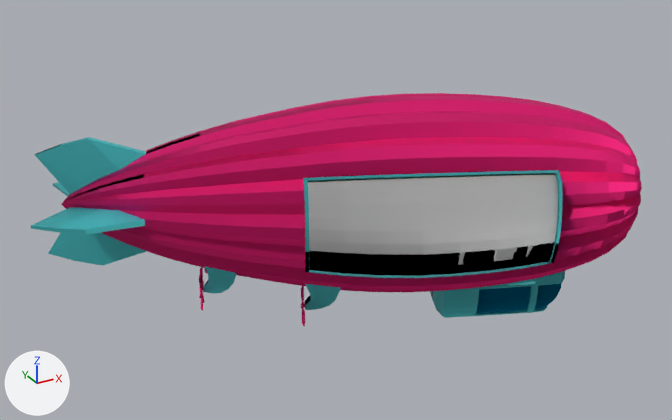
Before and after pictures for a commit that changed the OBJ model static_assets/Low-Poly_airship.obj.
Rendered twice from a camera (50 mm lens) standing at (-558.0, -905.0, 529.0) and looking at (-35.0, 46.0, 53.0). Lighting does not change. The marker at lower left points along +X, +Y and +Z. Where no turn or scale is listed for an object, it has been applied to the vertices. Vertices at the same position are counted once.

Names of what the first picture shows: 'baloon', 'cabin.1', 'cube1', 'cube2', 'sper', 'wings'.
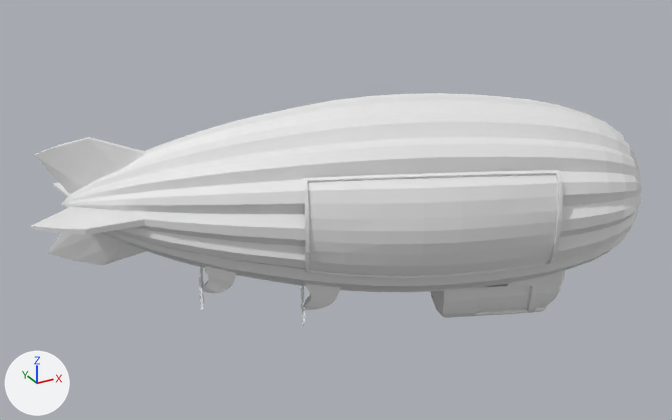
The newer file is also rescaled (x2.764) as a whole; pictures and numbers use the older file's frame.

Location of each change, [x1, y1, x2, y2] in pixels of the pictures (672 x 420 px):
'baloon', recoloured, shading changed (pink to white): [62, 93, 642, 292] in both
'cube2', recoloured, shading changed: [308, 175, 558, 276] in both
'wings', recoloured, shading changed (cyan to grey): [31, 137, 147, 266] in both
'cube1', recoloured, shading changed (cyan to white): [303, 170, 563, 278] in both
'sper', recoloured, shading changed (cyan to grey): [203, 266, 341, 310] in both
part 1 of me_baloon, shading changed: [62, 93, 641, 292] in both
part 2 of me_cabin_1, cut back: before [444, 283, 508, 301]; after [444, 286, 508, 302]
part 3 of me_cabin_1, recoloured (cyan to grey): [430, 271, 565, 318] in both
part 4 of me_cabin_1, recoloured (cyan to grey): [432, 284, 561, 313] in both
part 9 of me_wings, shading changed: [31, 137, 146, 265] in both

Diff of the bpy script that builds the scene:
```diff
--- a/static_assets/Low-Poly_airship.obj.py
+++ b/static_assets/Low-Poly_airship.obj.py
@@ me_baloon @@
 me_baloon.from_pydata(...)  # 1066 vertices, 1088 faces; spans x -345.0..330.0, y -170.0..202.0, z -54.0..197.0
 # used by ob_baloon; location = (0.0, 0.0, 0.0)
-me_baloon.materials.append(mat_body)  # pink #ee2e86
+# me_baloon part 1: edges marked sharp go from 2039 to 0
@@ me_cabin_1 @@
 # used by ob_cabin_1; location = (0.0, 0.0, 0.0)
 # verts and faces of me_cabin_1; kept vertices keep their numbers, new ones are numbered from 295
 # before: 8 (65.0, -57.0, -41.0) at pixel (444, 290), 16 (105.0, -73.0, -39.0) at pixel (477, 287), 24 (142.0, -88.0, -35.0) at pixel (508, 283), 91 (65.0, -57.0, -56.0) at pixel (443, 301), 93 (104.0, -73.0, -56.0) at pixel (476, 299)
 # before: 96 (103.0, -72.0, -39.0) at pixel (475, 287), 97 (105.0, -73.0, -39.0) at pixel (477, 287), 99 (142.0, -88.0, -39.0) at pixel (508, 285), 142 (107.0, -74.0, -56.0) at pixel (478, 299), 143 (107.0, -74.0, -42.0) at pixel (479, 289)
 # before: 144 (142.0, -88.0, -42.0) at pixel (508, 287)
-me_cabin_1.from_pydata(...)  # 295 vertices, 281 faces; spans x -106.0..250.0, y -112.0..44.0, z -90.0..-22.0
-me_cabin_1.materials.append(mat_door)  # grey #b4b4b4
+me_cabin_1.from_pydata(...)  # 294 vertices, 279 faces; spans x -106.0..250.0, y -112.0..44.0, z -90.0..-22.0
+# me_cabin_1 part 2
+delete_vertices([97])  # with the faces that use them
+faces += [(8, 91, 93, 16, 96), (16, 143, 144, 99), (16, 93, 142, 143)]
+# me_cabin_1 part 3: 203 faces spanning x 65.0..250.0, y -112.0..44.0, z -90.0..-22.0 switch from mat_wings_cabin (cyan #69e2e7) to no material
+# me_cabin_1 part 4: 54 faces spanning x 82.0..247.0, y -109.0..22.0, z -85.0..-42.0 switch from mat_glass (cyan #007b9f) to no material
+# me_cabin_1 part 5: the surface is now shaded flat
@@ me_cube1 @@
 # used by ob_cube1; location = (0.0, 0.0, 0.0)
-me_cube1.from_pydata(...)  # 128 vertices, 96 faces; spans x -123.0..161.0, y -164.0..-14.0, z 5.0..139.0
-me_cube1.materials.append(mat_wings_cabin)  # cyan #69e2e7
+me_cube1.from_pydata(...)  # 128 vertices, 96 faces; spans x -123.0..161.0, y -164.0..-14.0, z 4.0..139.0
+# me_cube1 part 6: edges marked sharp go from 160 to 0
@@ me_cube2 @@
 # used by ob_cube2; location = (0.0, 0.0, 0.0)
-me_cube2.from_pydata(...)  # 160 vertices, 126 faces; spans x -118.0..241.0, y -160.0..170.0, z 9.0..134.0
-me_cube2.materials.append(mat_screen)  # white #f8f8f8
+me_cube2.from_pydata(...)  # 160 vertices, 126 faces; spans x -118.0..241.0, y -160.0..170.0, z 9.0..135.0
+# me_cube2 part 7: edges marked sharp go from 214 to 0
@@ me_sper @@
 me_sper.from_pydata(...)  # 80 vertices, 68 faces; spans x -211.0..-2.0, y -23.0..168.0, z -52.0..7.0
 # used by ob_sper; location = (0.0, 0.0, 0.0)
-me_sper.materials.append(mat_wings_cabin)  # cyan #69e2e7
+# me_sper part 8: edges marked sharp go from 126 to 0
@@ me_wings @@
 me_wings.from_pydata(...)  # 64 vertices, 48 faces; spans x -393.0..-220.0, y 85.0..258.0, z -14.0..157.0
 # used by ob_wings; location = (0.0, 0.0, 0.0)
-me_wings.materials.append(mat_wings_cabin)  # cyan #69e2e7
+# me_wings part 9: edges marked sharp go from 68 to 0
```
